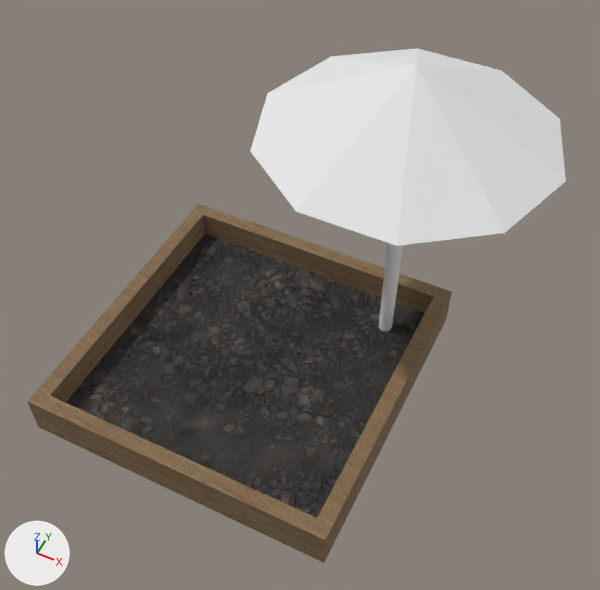
An edit to the FBX model Assets/ReSurvivor2/Blender/S1U_Sandbox/S1U_Sandbox.fbx, drawn before and after from the same camera.
One viewpoint serves both versions: a camera (50 mm lens) standing at (1.86, -2.99, 4.71) and looking at (0.36, 0.01, 0.97). Arrows for +X, +Y and +Z are at lower left; the lights stay in place. The picture after the commit comes second. Where no turn or scale is listed for an object, it has been applied to the vertices. Vertices at exactly the same position are counted once.

Names of what the first picture shows: 'S1U_Sandbox'.
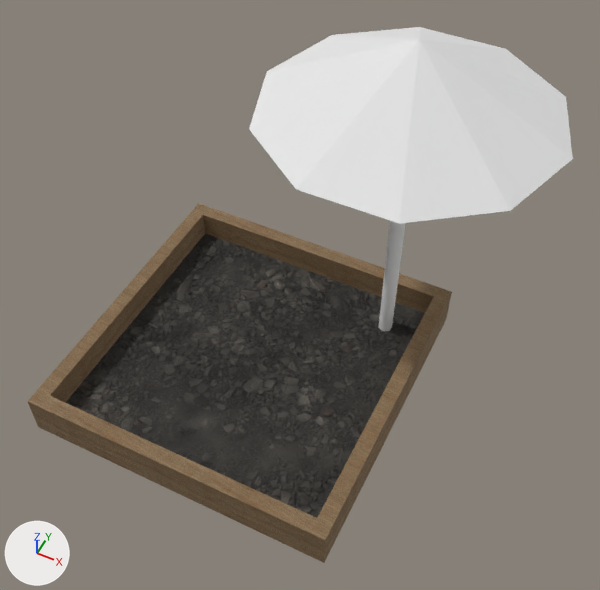
Changed parts and their boxes [x1, y1, x2, y2] in the pictures (600 x 590 px; the box of a moved part takes in the faces that stretch with it):
```json
{"object": "S1U_Sandbox", "change": "reshaped", "before": [27, 48, 566, 563], "after": [27, 27, 573, 563]}
{"part": 1, "of": "me_s1u_sandbox_mesh", "change": "moved or reshaped", "before": [250, 48, 566, 246], "after": [249, 27, 573, 224]}
{"part": 2, "of": "me_s1u_sandbox_mesh", "change": "moved or reshaped", "before": [378, 243, 403, 331], "after": [378, 221, 406, 331]}
```

The change, as JSON lines over the scene's bpy script:
```json
{"block": "me_s1u_sandbox_mesh", "where": "# used by ob_s1u_sandbox; location = (0.0, 0.0, 0.0)"}
{"block": "me_s1u_sandbox_mesh", "where": "# before: 34 (0.7, 0.75, 1.9), 35 (0.66, 0.73, 1.9), 36 (0.66, 0.68, 1.9), 37 (0.7, 0.65, 1.9), 38 (0.74, 0.68, 1.9)"}
{"block": "me_s1u_sandbox_mesh", "where": "# before: 39 (0.74, 0.73, 1.9)"}
{"op": "remove", "block": "me_s1u_sandbox_mesh", "code": "me_s1u_sandbox_mesh.from_pydata(...)  # 51 vertices, 43 faces; spans x -1.05..1.6, y -1.05..1.56, z 0.0..2.25"}
{"op": "add", "block": "me_s1u_sandbox_mesh", "code": "me_s1u_sandbox_mesh.from_pydata(...)  # 51 vertices, 43 faces; spans x -1.05..1.6, y -1.05..1.56, z 0.0..2.4"}
{"block": "me_s1u_sandbox_mesh", "change": "me_s1u_sandbox_mesh part 1: the loose piece of 11 vertices spanning x -0.2..1.6, y -0.16..1.56, z 1.8..2.25 is moved by (0.0, 0.0, 0.15)"}
{"block": "me_s1u_sandbox_mesh", "change": "me_s1u_sandbox_mesh part 2"}
{"op": "add", "block": "me_s1u_sandbox_mesh", "code": "for i in [*range(34, 40)]: me_s1u_sandbox_mesh.vertices[i].co += Vector((0.0, 0.0, 0.15))"}
```
